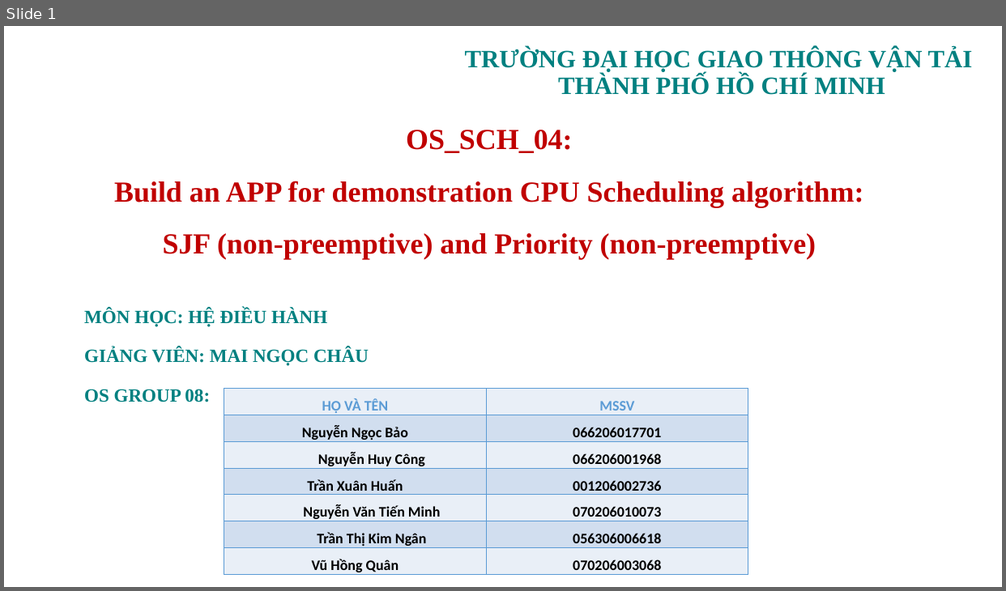
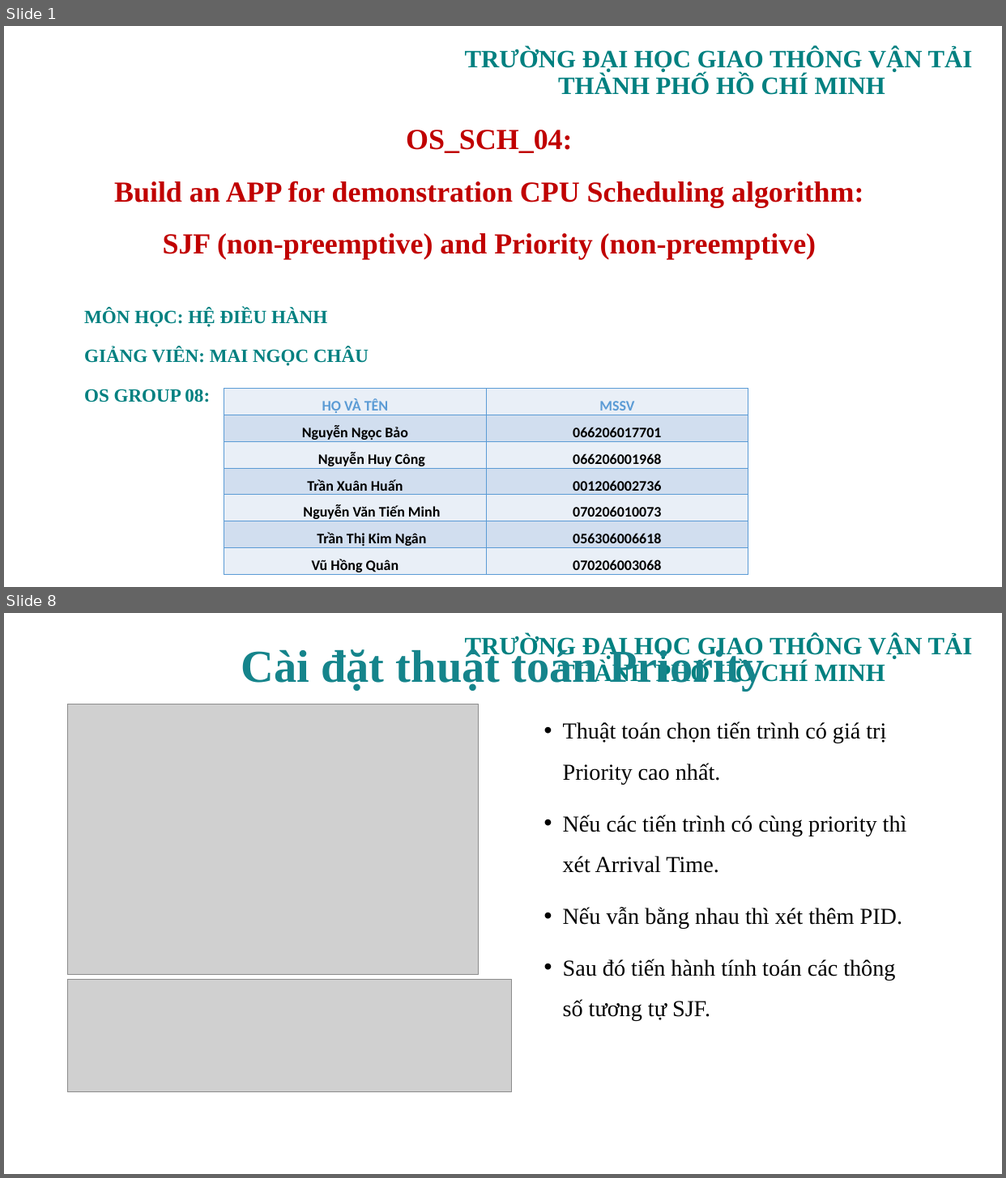
Before and after one commit to tkimngan040/OS_Group08_OS_SCH_04, a slide deck: PPTX/OS_SCH_04_GROUP08.pptx. Shown one above the other, each under a label of ours: slide 1 before the commit, slides 1 and 8 after it; the slides between them are not shown. The pictures are 1006x591 and 1006x1178 pixels, drawn with LibreOffice and Linux fonts; fonts in the diff are those of the drawing; grey boxes stand for pictures; background and template pictures are left out. Boxes give left, top, right and bottom in pixels: in the first picture for what was removed or moved away, otherwise in the second. Text is boxed around its words. In the diff, an @@ line names an element or a change of style, - is before the commit and + after.

```diff
--- a/PPTX/OS_SCH_04_GROUP08.pptx
+++ b/PPTX/OS_SCH_04_GROUP08.pptx
@@ slide 8 added at box(4, 613, 1002, 1174), background picture (left out); not listed: 1 template element that a slide beside it also shows @@
@@ title added at box(241, 646, 764, 691), 44 pt, text #15848B, bold @@
+Cài đặt thuật toán Priority
@@ picture added at box(68, 704, 479, 974) @@
@@ text added at box(563, 722, 907, 1021), 22 pt, text #000000 @@
+• Thuật toán chọn tiến trình có giá trị Priority cao nhất.
+• Nếu các tiến trình có cùng priority thì xét Arrival Time.
+• Nếu vẫn bằng nhau thì xét thêm PID.
+• Sau đó tiến hành tính toán các thông số tương tự SJF.
@@ picture added at box(68, 980, 512, 1093) @@
@@ page number added at box(710, 1133, 934, 1163), 12 pt, text #FFFFFF @@
+8
```
Also in this commit, not shown: 1 slide changed, 11 other slides added, 19 slides removed.
